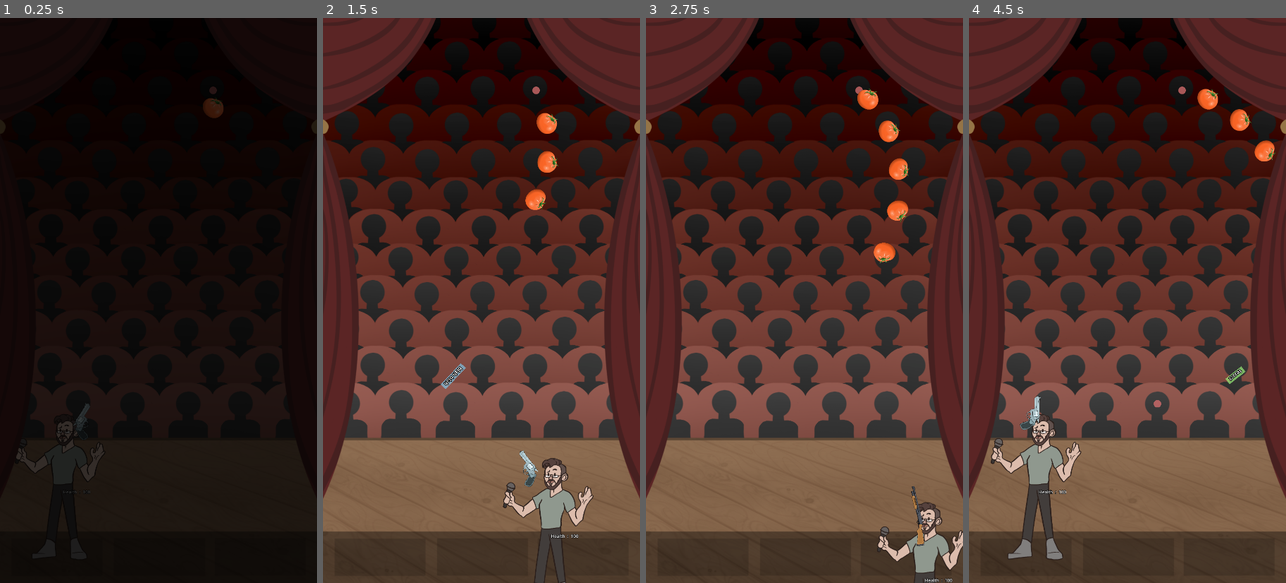
Above: before the commit, frames 1-4 (left to right).
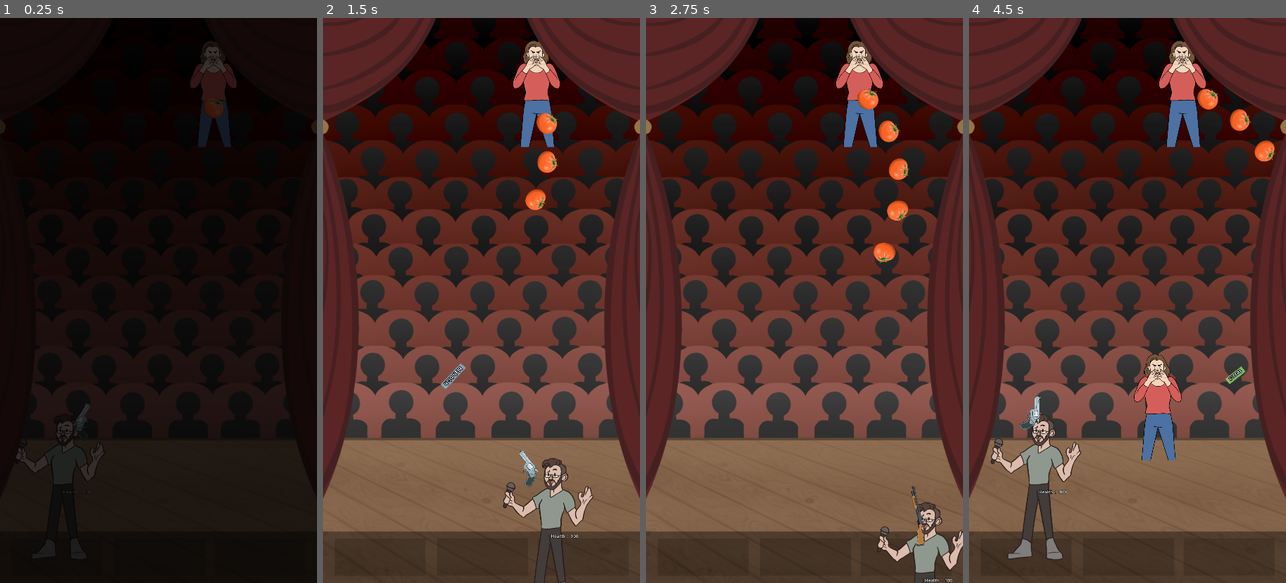
Above: after the commit, the same moments.

Repository: danmiltenberger/GlobalGameJam
Game: Godot game, scene res://LevelControl/root.tscn
The game is run twice, just before and just after one commit, with the same random seed, the same clock (stepped at 60 frames per second) and the same inputs.
Inputs (mouse positions are in pixels of both pictures, inside the frame that each line leads up to):
- Up to frame 1 (0.25 s): no input
- Up to frame 2 (1.5 s): move the mouse to (551, 272) at 0.52 s; press the mouse at (551, 272) at 0.53 s; hold Right (ui_right) 0.53-1.28 s; move the mouse to (418, 328) at 1.27 s; release the mouse at (418, 328) at 1.28 s; hold Down (ui_down) from 1.28 s (still down); tap 1 (weapon1) at 1.35 s
- Up to frame 3 (2.75 s): move the mouse to (836, 176) at 2.02 s; release Down (ui_down) at 2.03 s; hold Right (ui_right) from 2.03 s (still down); tap 2 (weapon2) at 2.1 s
- Up to frame 4 (4.5 s): move the mouse to (1111, 413) at 2.77 s; release Right (ui_right) at 2.78 s; hold Up (ui_up) 2.78-3.53 s; tap 3 (weapon3) at 2.85 s; move the mouse to (1222, 385) at 3.52 s; press the mouse at (1222, 385) at 3.53 s; hold Left (ui_left) from 3.53 s (still down); move the mouse to (1032, 215) at 4.27 s; release the mouse at (1032, 215) at 4.28 s; tap 1 (weapon1) at 4.35 s

The runs differ from the first frame. In frame 1, 1.2% of the frame differs, in the area x 60-75%, y 4-23%; in frame 2, 1.4%; in frame 3, 1.4%; in frame 4, 3.1%, in the area x 52-75%, y 4-79%.

Commit message:
Added gun and heckler pngs
now random hecklers get up to throw things

Diff:
--- a/Heckler.gd
+++ b/Heckler.gd
@@ -5,22 +5,33 @@
 # this node should handle the spawning of tomatoes, cabbages, and beer cans
 # in different patterns
 
+# projectiles
 @onready var beer_can: PackedScene = preload("res://Projectiles/beer_can.tscn")
 @onready var cabbage: PackedScene = preload("res://Projectiles/cabbage.tscn")
 @onready var tomato: PackedScene = preload("res://Projectiles/tomato.tscn")
 @onready var water_bottle: PackedScene = preload("res://Projectiles/water_bottle.tscn")
 
+@onready var sprite_2d: Sprite2D = $Sprite2D
 
+@export var total_heckler_num: int = 4
 var standing_up: bool = false
 
 func _ready():
-	$Sprite2D.visible = false
+	pick_heckler_icon()
+	sprite_2d.visible = true
+
+func pick_heckler_icon():
+	var num = randi_range(1,total_heckler_num)
+	#	"res://Graphics/HecklerIcons/Heckler2.png"
+	var path_str = "res://Graphics/HecklerIcons/Heckler" + str(num) + ".png"
+	printt("num", num, "rand heckler path", path_str)
+	sprite_2d.texture = load(path_str)
 
 func _process(_delta: float) -> void:
 	if standing_up:
-		$Sprite2D.visible = true
+		sprite_2d.visible = true
 	else:
-		$Sprite2D.visible = false
+		sprite_2d.visible = false
 
 func send_projectiles(pattern: String, number: int, type: String, spacing_sec: float):
 	printt(pattern, number, type, spacing_sec)
--- a/LevelControl/heckler.tscn
+++ b/LevelControl/heckler.tscn
@@ -1,12 +1,13 @@
 [gd_scene load_steps=3 format=3 uid="uid://dx07cwle2xove"]
 
 [ext_resource type="Script" path="res://Heckler.gd" id="1_qsmpf"]
-[ext_resource type="Texture2D" uid="uid://c6c30485b8jgc" path="res://Graphics/Circle.png" id="2_r0aav"]
+[ext_resource type="Texture2D" uid="uid://dha02mmo3xu84" path="res://Graphics/HecklerIcons/Heckler2.png" id="2_vr2cn"]
 
 [node name="Heckler" type="Node2D"]
 scale = Vector2(0.1, 0.1)
 script = ExtResource("1_qsmpf")
 
 [node name="Sprite2D" type="Sprite2D" parent="."]
-modulate = Color(0.835294, 0.427451, 0.427451, 0.772549)
-texture = ExtResource("2_r0aav")
+visible = false
+scale = Vector2(2, 2)
+texture = ExtResource("2_vr2cn")
Binary file added: Graphics/Gun4.png
Not shown, added: Graphics/Gun4.png.import
Binary file added: Graphics/HecklerIcons/Heckler1.png
Not shown, added: Graphics/HecklerIcons/Heckler1.png.import
Binary file added: Graphics/HecklerIcons/Heckler2.png
Not shown, added: Graphics/HecklerIcons/Heckler2.png.import
Binary file added: Graphics/HecklerIcons/Heckler3.png
Not shown, added: Graphics/HecklerIcons/Heckler3.png.import
Binary file added: Graphics/HecklerIcons/Heckler4.png
Not shown, added: Graphics/HecklerIcons/Heckler4.png.import
Binary file changed: Graphics/WaterBottle.png
Not shown: 1 places in LevelControl/level.tscn that only renumber resources
